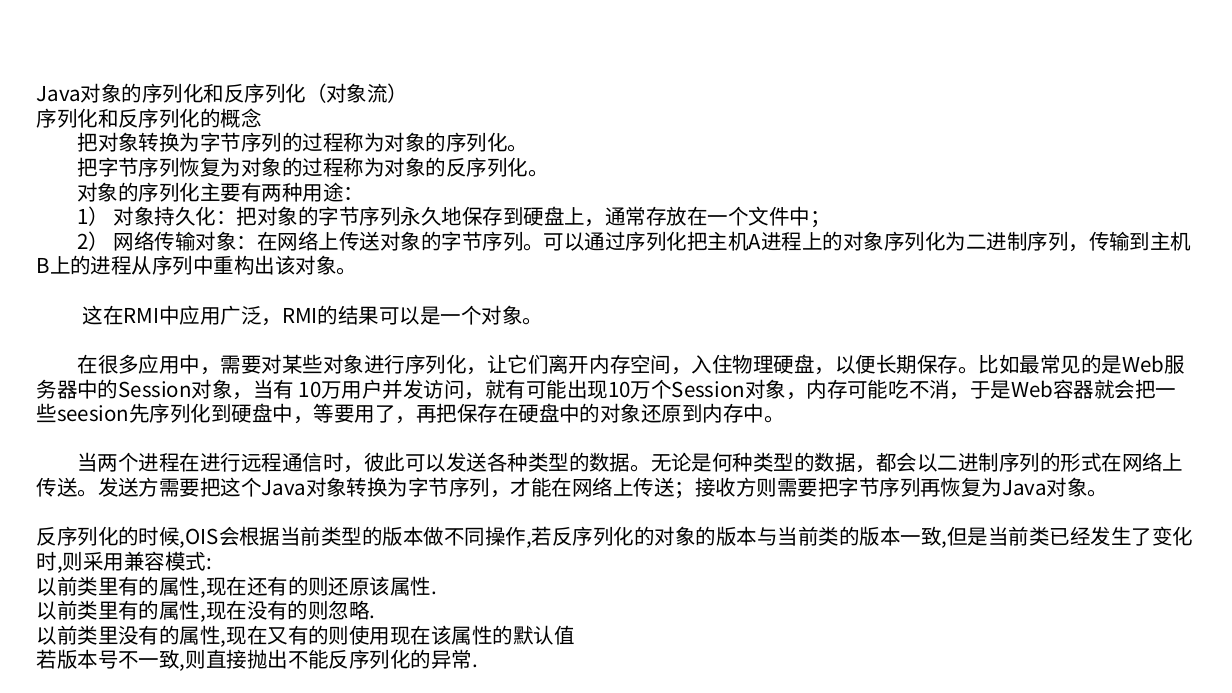
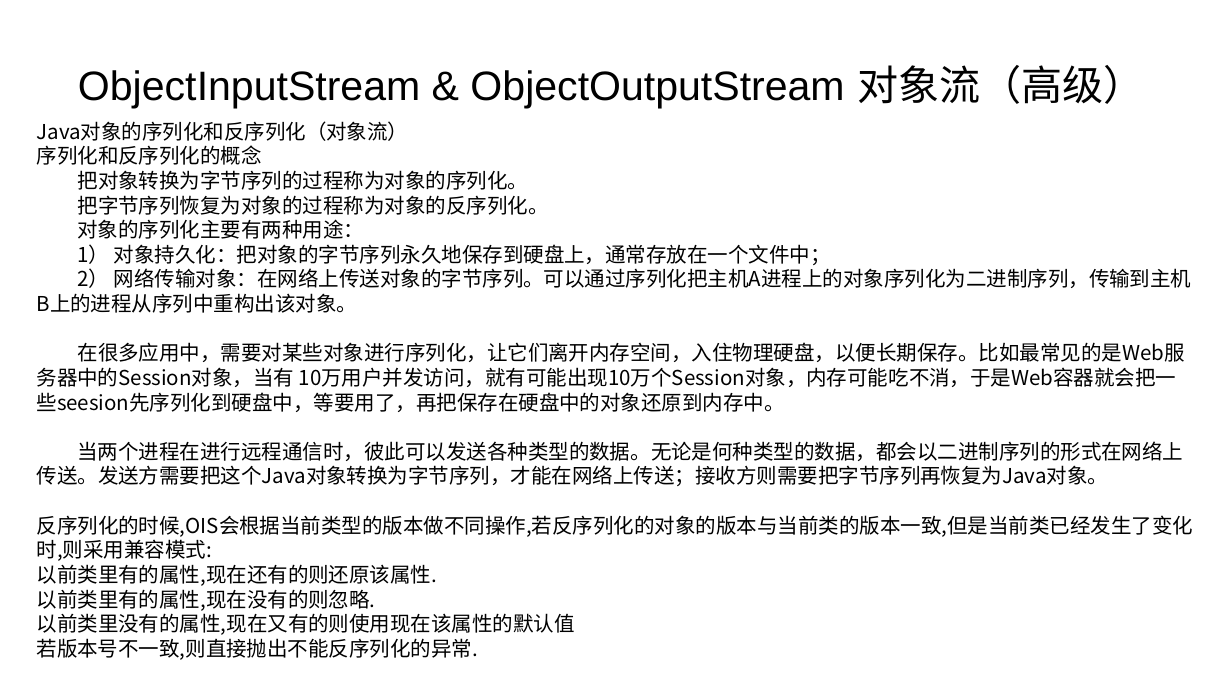
Before and after one commit to linkknown/PPT, a slide deck: slide 12 of 基础PPT/第8章：Java IO基础.pptx (slide 9 before the commit). Drawn at 1232x693 pixels with LibreOffice and Linux fonts; fonts in the diff are those of the drawing; background and template pictures are left out. Boxes give left, top, right and bottom in pixels: in the first picture for what was removed or moved away, otherwise in the second. Text is boxed around its words. In the diff, an @@ line names an element or a change of style, - is before the commit and + after.

```diff
--- a/基础PPT/第8章：Java IO基础.pptx
+++ b/基础PPT/第8章：Java IO基础.pptx
@@ text added at box(78, 65, 1145, 109), 32 pt, text #000000 @@
+ObjectInputStream & ObjectOutputStream 对象流（高级）
@@ text "Java对象的序列化和反序列化（对象流）": place and size @@
-text "Java对象的序列化和反序列化（对象流）" at box(37, 83, 1193, 671)
+text "Java对象的序列化和反序列化（对象流）" at box(37, 121, 1193, 660)
@@ text at box(83, 305, 543, 325): paragraph removed @@
-  这在RMI中应用广泛，RMI的结果可以是一个对象。
```
Also in this commit, not shown: 5 other slides changed, 8 slides added, 2 slides removed, 1 other file.
